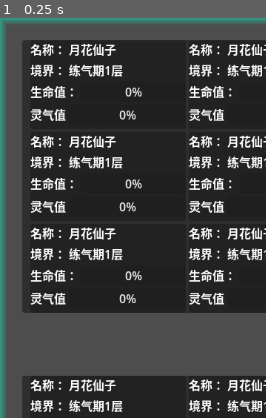
Above: before the commit, frame 1.
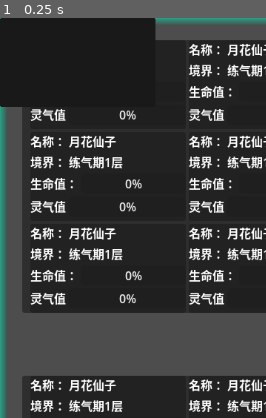
Above: after the commit, the same moment.

Repository: seven-it-work/godot-compoent
Game: Godot game, scene res://demo/战斗demo.tscn
The game is run twice, just before and just after one commit, with the same random seed, the same clock (stepped at 60 frames per second) and the same inputs. Before the commit the project starts from res://战斗/战斗场景.tscn.
Inputs:
- Up to frame 1 (0.25 s): no input
The pictures show only the part of the screen within x 0-50%, y 0-50%; the shares and areas given below are measured in that part.

The runs differ from the first frame. In frame 1, 6.2% of the frame differs, in the area x 0-59%, y 0-23%.

Commit message:
feat(战斗): 实现战斗中人员面板功能并添加属性变化信号
- 新增战斗中人员面板场景和脚本
- 为修仙者类添加属性变化信号机制
- 实现面板UI与修仙者数据的双向绑定
- 修改主场景引用以测试新功能

Diff:
--- a/godot-compoent/project.godot
+++ b/godot-compoent/project.godot
@@ -11,7 +11,7 @@
 [application]
 
 config/name="godot-compoent"
-run/main_scene="uid://babb85qiptxon"
+run/main_scene="uid://doo20suahdnw0"
 config/features=PackedStringArray("4.5", "Forward Plus")
 config/icon="res://icon.svg"
 
--- a/godot-compoent/战斗/entity/修仙者.gd
+++ b/godot-compoent/战斗/entity/修仙者.gd
@@ -46,6 +46,8 @@
 	var _defense:BaseValue.RandomGrowth=BaseValue.RandomGrowth.new({"min_value":5,"max_value":10,"min_growth":1,"max_growth":2,"growth_factor":1.5}):set=set_defense,get=get_defense
 	# 修仙者敏捷值（使用RandomGrowth进行速度计算）
 	var _agility:BaseValue.RandomGrowth=BaseValue.RandomGrowth.new({"min_value":4,"max_value":6,"min_growth":1,"max_growth":2,"growth_factor":1.2}):set=set_agility,get=get_agility
+
+	signal 属性变化信号(属性名称:String,old_value:Variant,new_value:Variant)
 	#region 外部方法
 	## 是否能够升级
 	func can_level_up() -> bool:
@@ -57,6 +59,12 @@
 		_attack.grow_growth_range()
 		_defense.grow_growth_range()
 		_agility.grow_growth_range()
+		# 突破后触发所有属性变化信号
+		属性变化信号.emit("_health", _health, _health)
+		属性变化信号.emit("_mana", _mana, _mana)
+		属性变化信号.emit("_attack", _attack, _attack)
+		属性变化信号.emit("_defense", _defense, _defense)
+		属性变化信号.emit("_agility", _agility, _agility)
 	## 升级
 	func grow(是否强制升级:bool=false) -> void:
 		if 是否强制升级:
@@ -74,7 +82,9 @@
 	#region get/set方法
 	# 设置修仙者姓名
 	func set_name(new_value:String) -> void:
+		var old_value = _name
 		_name = new_value
+		属性变化信号.emit("_name", old_value, new_value)
 
 	# 获取修仙者姓名
 	func get_name() -> String:
@@ -82,7 +92,9 @@
 
 	# 设置修仙者等级对象
 	func set_level(new_value:BaseValue.GrowthValue) -> void:
+		var old_value = _level
 		_level = new_value
+		属性变化信号.emit("_level", old_value, new_value)
 
 	# 获取修仙者等级对象
 	func get_level() -> BaseValue.GrowthValue:
@@ -90,7 +102,9 @@
 
 	# 设置修仙者生命值对象
 	func set_health(new_value:BaseValue.RangeGrowth) -> void:
+		var old_value = _health
 		_health = new_value
+		属性变化信号.emit("_health", old_value, new_value)
 
 	# 获取修仙者生命值对象
 	func get_health() -> BaseValue.RangeGrowth:
@@ -98,7 +112,9 @@
 
 	# 设置修仙者灵气值对象
 	func set_mana(new_value:BaseValue.RangeGrowth) -> void:
+		var old_value = _mana
 		_mana = new_value
+		属性变化信号.emit("_mana", old_value, new_value)
 
 	# 获取修仙者灵气值对象
 	func get_mana() -> BaseValue.RangeGrowth:
@@ -106,7 +122,9 @@
 
 	# 设置修仙者攻击力对象
 	func set_attack(new_value:BaseValue.RandomGrowth) -> void:
+		var old_value = _attack
 		_attack = new_value
+		属性变化信号.emit("_attack", old_value, new_value)
 
 	# 获取修仙者攻击力对象
 	func get_attack() -> BaseValue.RandomGrowth:
@@ -114,7 +132,9 @@
 
 	# 设置修仙者防御力对象
 	func set_defense(new_value:BaseValue.RandomGrowth) -> void:
+		var old_value = _defense
 		_defense = new_value
+		属性变化信号.emit("_defense", old_value, new_value)
 
 	# 获取修仙者防御力对象
 	func get_defense() -> BaseValue.RandomGrowth:
@@ -122,7 +142,9 @@
 
 	# 设置修仙者敏捷值对象
 	func set_agility(new_value:BaseValue.RandomGrowth) -> void:
+		var old_value = _agility
 		_agility = new_value
+		属性变化信号.emit("_agility", old_value, new_value)
 
 	# 获取修仙者敏捷值对象
 	func get_agility() -> BaseValue.RandomGrowth:
--- /dev/null
+++ b/godot-compoent/战斗/战斗中的人员面板.gd
@@ -0,0 +1,70 @@
+extends PanelContainer
+
+var _cultivator:Cultivator.BaseCultivator = null
+# 在_process中 每次-1 直到为0 则认为冷却完成了。%"冷却"的宽度就是冷却进度。如果宽度为0 也是冷却完成了。
+var _冷却时间:int
+
+# 设置修仙者对象并绑定信号
+func set_cultivator(cultivator:Cultivator.BaseCultivator) -> void:
+	# 如果已有修仙者，先断开信号连接
+	if _cultivator:
+		_cultivator.属性变化信号.disconnect(_on_cultivator_property_changed)
+
+	# 设置新的修仙者对象
+	_cultivator = cultivator
+
+	# 如果有修仙者，连接信号并更新UI
+	if _cultivator:
+		_cultivator.属性变化信号.connect(_on_cultivator_property_changed)
+		update_ui()
+
+# 更新UI显示
+func update_ui() -> void:
+	if not _cultivator:
+		return
+
+	# 更新名称
+	var nameValue = $"VBoxContainer/名称/Value"
+	if nameValue:
+		nameValue.text = _cultivator.get_name()
+
+	# 更新境界
+	var levelValue = $"VBoxContainer/境界/Value"
+	if levelValue:
+		levelValue.text = "练气期" + str(_cultivator.get_level().get_value()) + "层"
+
+	# 更新生命值
+	var healthNode = $"VBoxContainer/生命值"
+	if healthNode and healthNode.has_method("set_value"):
+		var health = _cultivator.get_health()
+		healthNode.set_value(health.get_value(), health.get_max())
+
+	# 更新灵气值
+	var manaNode = $"VBoxContainer/灵气值"
+	if manaNode and manaNode.has_method("set_value"):
+		var mana = _cultivator.get_mana()
+		manaNode.set_value(mana.get_value(), mana.get_max())
+
+# 属性变化信号处理函数
+func _on_cultivator_property_changed(property_name: String, old_value: Variant, new_value: Variant) -> void:
+	# 根据属性名称更新对应的UI
+	match property_name:
+		"_name":
+			var nameValue = $"VBoxContainer/名称/Value"
+			if nameValue:
+				nameValue.text = new_value
+		"_health":
+			var healthNode = $"VBoxContainer/生命值"
+			if healthNode and healthNode.has_method("set_value"):
+				healthNode.set_value(new_value.get_value(), new_value.get_max())
+		"_mana":
+			var manaNode = $"VBoxContainer/灵气值"
+			if manaNode and manaNode.has_method("set_value"):
+				manaNode.set_value(new_value.get_value(), new_value.get_max())
+		"_level":
+			var levelValue = $"VBoxContainer/境界/Value"
+			if levelValue:
+				levelValue.text = "练气期" + str(new_value.get_value()) + "层"
+		_:
+			# 对于其他属性变化，更新整个UI
+			update_ui()
--- a/godot-compoent/战斗/战斗中的人员面板.tscn
+++ b/godot-compoent/战斗/战斗中的人员面板.tscn
@@ -1,9 +1,11 @@
-[gd_scene load_steps=2 format=3 uid="uid://c4g5kna40eker"]
+[gd_scene load_steps=3 format=3 uid="uid://c4g5kna40eker"]
 
 [ext_resource type="PackedScene" uid="uid://demwadgunawnc" path="res://成长属性/成长属性组件.tscn" id="1_5lwf2"]
+[ext_resource type="Script" uid="uid://lelkxi50n8l6" path="res://战斗/战斗中的人员面板.gd" id="1_gxru8"]
 
 [node name="战斗中的人员面板" type="PanelContainer"]
 custom_minimum_size = Vector2(210, 120)
+script = ExtResource("1_gxru8")
 
 [node name="VBoxContainer" type="VBoxContainer" parent="."]
 layout_mode = 2
@@ -37,3 +39,10 @@
 [node name="灵气值" parent="VBoxContainer" instance=ExtResource("1_5lwf2")]
 layout_mode = 2
 label = "灵气值"
+
+[node name="Node" type="Node" parent="."]
+
+[node name="冷却" type="Panel" parent="Node"]
+unique_name_in_owner = true
+offset_right = 210.0
+offset_bottom = 120.0
Not shown, added: godot-compoent/战斗/战斗中的人员面板.gd.uid
